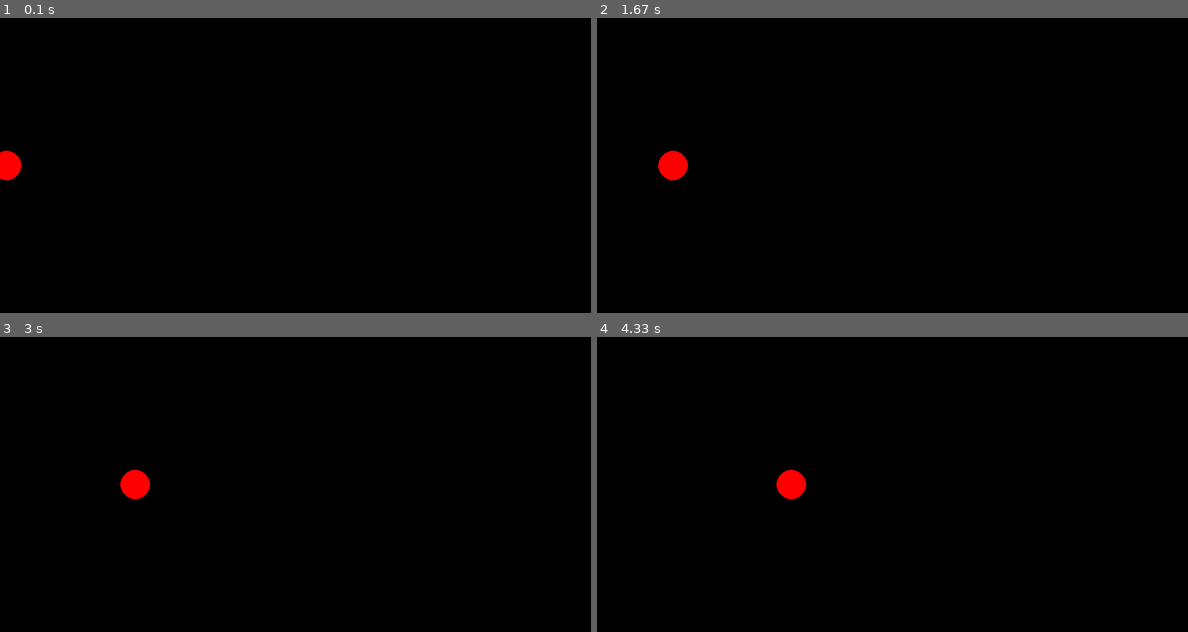
Above: before the commit, frames 1-4 (two rows, left to right).
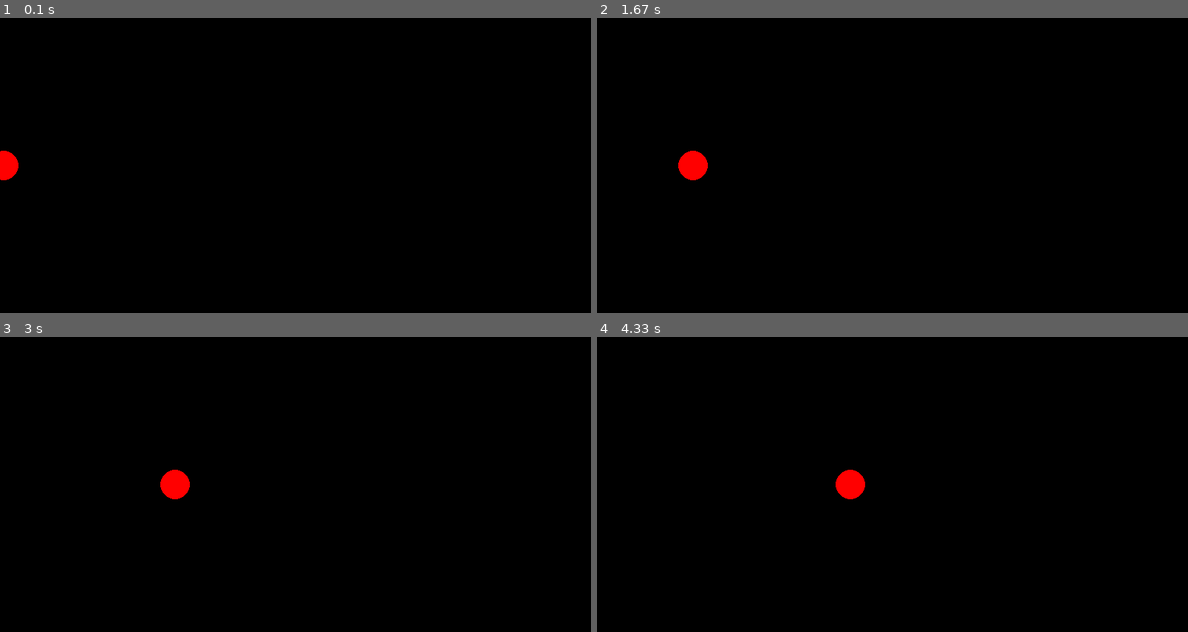
Above: after the commit, the same moments.

Repository: JustStjena/pyGame24
Game: pygame game, started from main.py
Two runs of this game, one before a commit and one after it. Both use one fixed random seed, a clock stepped at 60 frames per second and the inputs below.
Inputs:
- Up to frame 1 (0.1 s): no input
- Up to frame 2 (1.67 s): no input
- Up to frame 3 (3 s): no input
- Up to frame 4 (4.33 s): no input

The runs differ from the first frame. In frame 1, less than 0.1% of the frame differs, in the area x 0-4%, y 45-55%; in frame 2, 0.6%; in frame 3, 0.8%, in the area x 20-33%, y 45-55%; in frame 4, 0.8%.

Commit message:
added fps

Diff:
--- a/main.py
+++ b/main.py
@@ -4,18 +4,19 @@
     pygame.init()
     size = width, height = 800, 400
     screen = pygame.display.set_mode(size)
+    v=20
+    fps = 60
+    clock = pygame.time.Clock()
     x_pos=0
-
     running = True
     while running:
         for event in pygame.event.get():
             if event.type == pygame.QUIT:
                 running = False
-
-
         screen.fill((0, 0, 0))
         pygame.draw.circle(screen, (255, 0, 0), (x_pos, 200), 20)
         x_pos += 1
-
+        x_pos += v / fps
+        clock.tick(fps)
         pygame.display.flip()
     pygame.quit()
